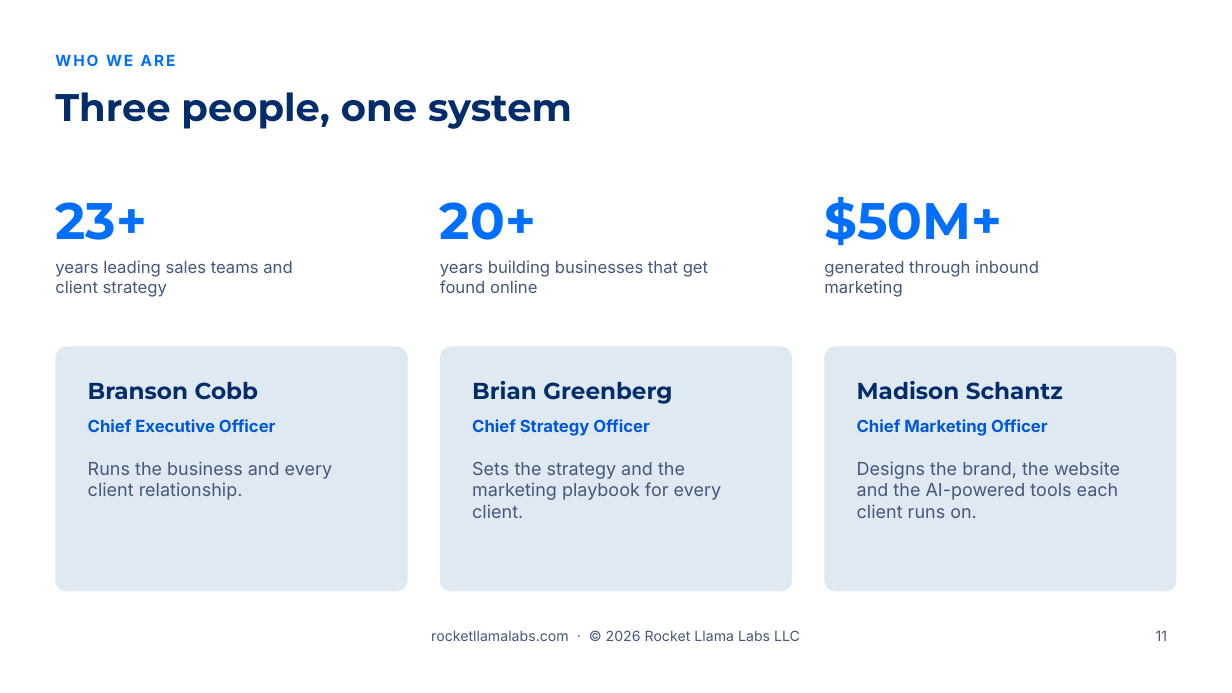
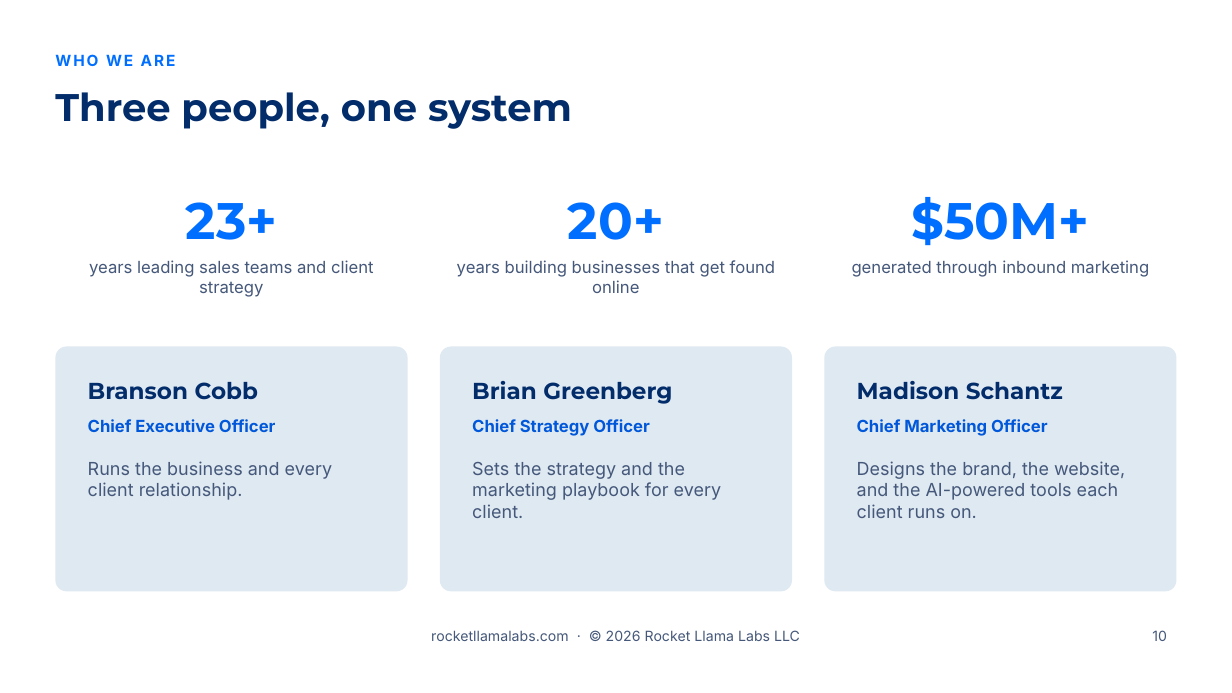
Before and after one commit to RocketLlamaLabs/rocketllama-website, a slide deck: slide 10 of public/slides/v1/rocket-llama-labs-sales-presentation-v1.pptx (slide 11 before the commit). Drawn at 1232x693 pixels with LibreOffice and Linux fonts; fonts in the diff are those of the drawing; background and template pictures are left out. Boxes give left, top, right and bottom in pixels: in the first picture for what was removed or moved away, otherwise in the second. Text is boxed around its words. In the diff, an @@ line names an element or a change of style, - is before the commit and + after.

```diff
--- a/public/slides/v1/rocket-llama-labs-sales-presentation-v1.pptx
+++ b/public/slides/v1/rocket-llama-labs-sales-presentation-v1.pptx
@@ alignment left to centre in 6 elements at (x1=186, y1=202, x2=277, y2=240), (x1=568, y1=202, x2=664, y2=240), (x1=911, y1=197, x2=1089, y2=246), (x1=89, y1=260, x2=374, y2=297), (x1=457, y1=260, x2=776, y2=293), (x1=852, y1=260, x2=1149, y2=277) @@
@@ text at (x1=857, y1=461, x2=1125, y2=518): text changed @@
-Designs the brand, the website and the AI-powered tools each client runs on.
+Designs the brand, the website, and the AI-powered tools each client runs on.
@@ page number at (x1=1152, y1=630, x2=1167, y2=641): text changed @@
-11
+10
```
Also in this commit, not shown: 2 other slides changed, 1 slide removed, 11 other files.
